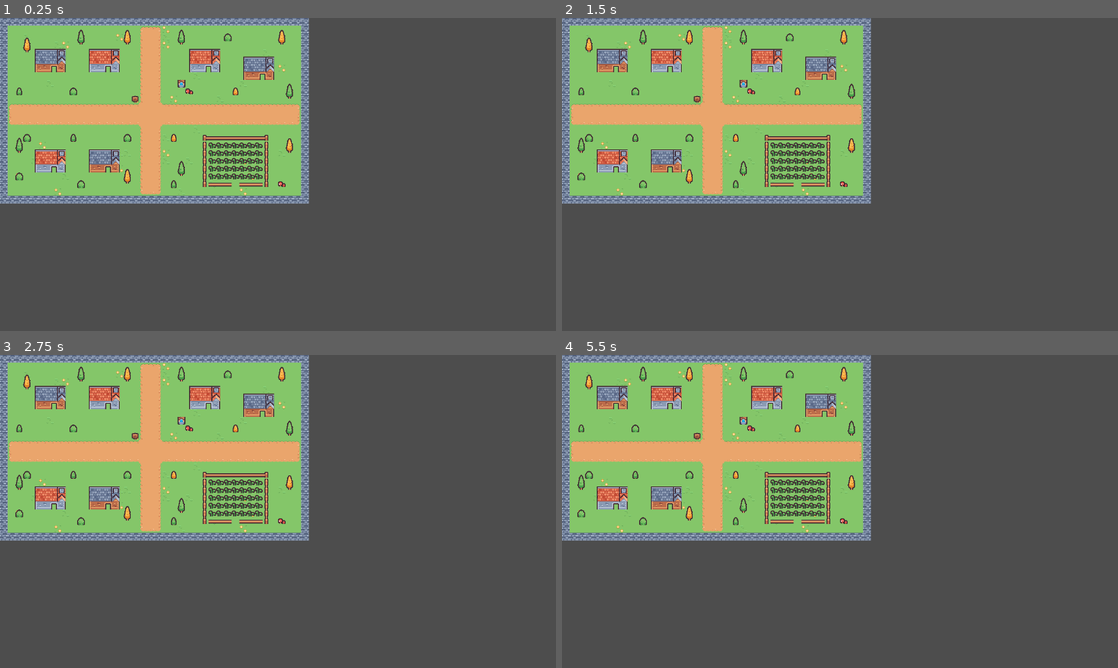
Above: before the commit, frames 1-4 (two rows, left to right).
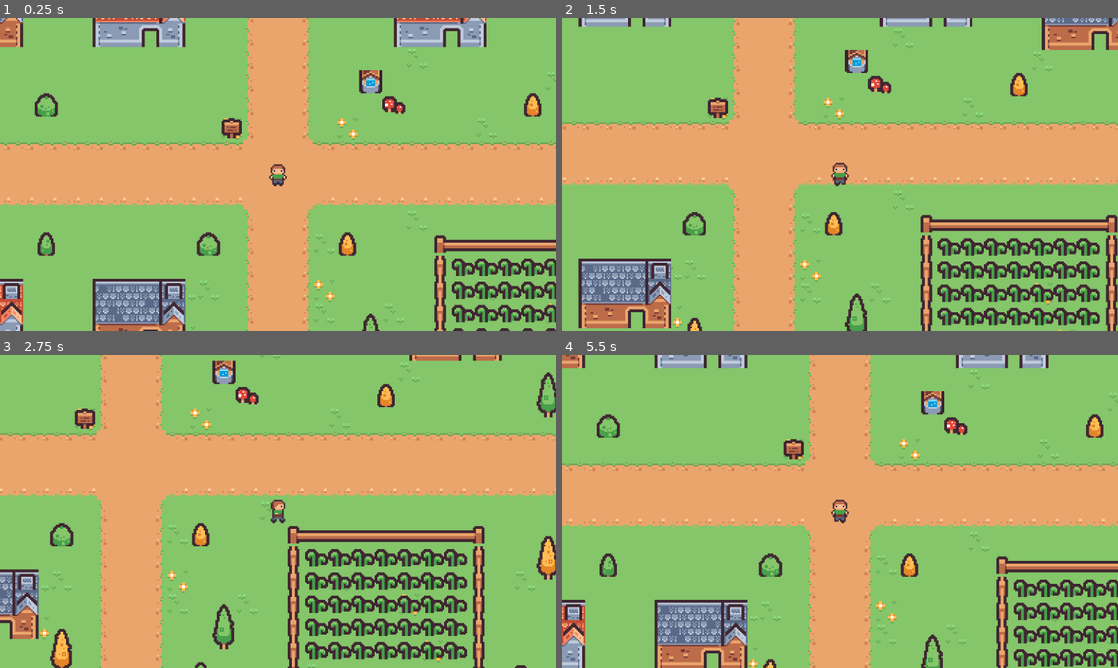
Above: after the commit, the same moments.

Repository: endrikdk/jd2-endrikdk
Game: Godot game, scene res://scenes/vila.tscn
Two runs of this game, one before a commit and one after it. Both use one fixed random seed, a clock stepped at 60 frames per second and the inputs below. Before the commit the project has no main scene; this scene is started directly in both runs.
Inputs:
- Up to frame 1 (0.25 s): no input
- Up to frame 2 (1.5 s): tap Enter at 0.5 s; hold Right (right) 0.53-1.28 s; hold Down (down) from 1.28 s (still down)
- Up to frame 3 (2.75 s): release Down (down) at 2.03 s; hold Right (right) from 2.03 s (still down)
- Up to frame 4 (5.5 s): release Right (right) at 2.78 s; hold Up (up) 2.78-3.53 s; hold Left (left) 3.53-5.03 s; hold Down (down) from 5.03 s (still down)

The runs differ from the first frame. In frame 1, 89% of the frame differs, in the area x 0-100%, y 0-100%; in frame 2, 89%; in frame 3, 84%; in frame 4, 89%.

Commit message:
aula-08: vila com colisão e personagem em quatro direções

Diff:
--- /dev/null
+++ b/entities/jogador.tscn
@@ -0,0 +1,162 @@
+[gd_scene format=3]
+
+[ext_resource type="Script" path="res://scripts/jogador.gd" id="1_m0gj8"]
+[ext_resource type="Texture2D" path="res://sprites/personagem.png" id="2_mi7s2"]
+
+[sub_resource type="AtlasTexture" id="AtlasTexture_as3f3"]
+atlas = ExtResource("2_mi7s2")
+region = Rect2(0, 0, 16, 16)
+
+[sub_resource type="AtlasTexture" id="AtlasTexture_krsmw"]
+atlas = ExtResource("2_mi7s2")
+region = Rect2(16, 0, 16, 16)
+
+[sub_resource type="AtlasTexture" id="AtlasTexture_vv3b2"]
+atlas = ExtResource("2_mi7s2")
+region = Rect2(32, 0, 16, 16)
+
+[sub_resource type="AtlasTexture" id="AtlasTexture_nvuv8"]
+atlas = ExtResource("2_mi7s2")
+region = Rect2(48, 0, 16, 16)
+
+[sub_resource type="AtlasTexture" id="AtlasTexture_ntdb4"]
+atlas = ExtResource("2_mi7s2")
+region = Rect2(0, 48, 16, 16)
+
+[sub_resource type="AtlasTexture" id="AtlasTexture_1y6is"]
+atlas = ExtResource("2_mi7s2")
+region = Rect2(16, 48, 16, 16)
+
+[sub_resource type="AtlasTexture" id="AtlasTexture_wrf7a"]
+atlas = ExtResource("2_mi7s2")
+region = Rect2(32, 48, 16, 16)
+
+[sub_resource type="AtlasTexture" id="AtlasTexture_8ej8p"]
+atlas = ExtResource("2_mi7s2")
+region = Rect2(48, 48, 16, 16)
+
+[sub_resource type="AtlasTexture" id="AtlasTexture_8c0iw"]
+atlas = ExtResource("2_mi7s2")
+region = Rect2(0, 32, 16, 16)
+
+[sub_resource type="AtlasTexture" id="AtlasTexture_byptf"]
+atlas = ExtResource("2_mi7s2")
+region = Rect2(16, 32, 16, 16)
+
+[sub_resource type="AtlasTexture" id="AtlasTexture_xet37"]
+atlas = ExtResource("2_mi7s2")
+region = Rect2(32, 32, 16, 16)
+
+[sub_resource type="AtlasTexture" id="AtlasTexture_gye3k"]
+atlas = ExtResource("2_mi7s2")
+region = Rect2(48, 32, 16, 16)
+
+[sub_resource type="AtlasTexture" id="AtlasTexture_q6w5h"]
+atlas = ExtResource("2_mi7s2")
+region = Rect2(0, 16, 16, 16)
+
+[sub_resource type="AtlasTexture" id="AtlasTexture_bj3w7"]
+atlas = ExtResource("2_mi7s2")
+region = Rect2(16, 16, 16, 16)
+
+[sub_resource type="AtlasTexture" id="AtlasTexture_onb46"]
+atlas = ExtResource("2_mi7s2")
+region = Rect2(32, 16, 16, 16)
+
+[sub_resource type="AtlasTexture" id="AtlasTexture_nehf0"]
+atlas = ExtResource("2_mi7s2")
+region = Rect2(48, 16, 16, 16)
+
+[sub_resource type="SpriteFrames" id="SpriteFrames_dk2l0"]
+animations = [{
+"frames": [{
+"duration": 1.0,
+"texture": SubResource("AtlasTexture_as3f3")
+}, {
+"duration": 1.0,
+"texture": SubResource("AtlasTexture_krsmw")
+}, {
+"duration": 1.0,
+"texture": SubResource("AtlasTexture_vv3b2")
+}, {
+"duration": 1.0,
+"texture": SubResource("AtlasTexture_nvuv8")
+}],
+"loop": 1,
+"name": &"baixo",
+"speed": 8.0
+}, {
+"frames": [{
+"duration": 1.0,
+"texture": SubResource("AtlasTexture_ntdb4")
+}, {
+"duration": 1.0,
+"texture": SubResource("AtlasTexture_1y6is")
+}, {
+"duration": 1.0,
+"texture": SubResource("AtlasTexture_wrf7a")
+}, {
+"duration": 1.0,
+"texture": SubResource("AtlasTexture_8ej8p")
+}],
+"loop": 1,
+"name": &"cima",
+"speed": 8.0
+}, {
+"frames": [{
+"duration": 1.0,
+"texture": SubResource("AtlasTexture_8c0iw")
+}, {
+"duration": 1.0,
+"texture": SubResource("AtlasTexture_byptf")
+}, {
+"duration": 1.0,
+"texture": SubResource("AtlasTexture_xet37")
+}, {
+"duration": 1.0,
+"texture": SubResource("AtlasTexture_gye3k")
+}],
+"loop": 1,
+"name": &"direita",
+"speed": 8.0
+}, {
+"frames": [{
+"duration": 1.0,
+"texture": SubResource("AtlasTexture_q6w5h")
+}, {
+"duration": 1.0,
+"texture": SubResource("AtlasTexture_bj3w7")
+}, {
+"duration": 1.0,
+"texture": SubResource("AtlasTexture_onb46")
+}, {
+"duration": 1.0,
+"texture": SubResource("AtlasTexture_nehf0")
+}],
+"loop": 1,
+"name": &"esquerda",
+"speed": 8.0
+}]
+
+[sub_resource type="RectangleShape2D" id="RectangleShape2D_raifr"]
+size = Vector2(10, 6)
+
+[node name="Jogador" type="CharacterBody2D" unique_id=1780898706]
+motion_mode = 1
+script = ExtResource("1_m0gj8")
+
+[node name="AnimatedSprite2D" type="AnimatedSprite2D" parent="." unique_id=884574325]
+z_index = 1
+sprite_frames = SubResource("SpriteFrames_dk2l0")
+animation = &"baixo"
+
+[node name="CollisionShape2D" type="CollisionShape2D" parent="." unique_id=1541146350]
+position = Vector2(0, 5)
+shape = SubResource("RectangleShape2D_raifr")
+
+[node name="Camera2D" type="Camera2D" parent="." unique_id=267685238]
+zoom = Vector2(3, 3)
+limit_left = 0
+limit_top = 0
+limit_right = 640
+limit_bottom = 384
--- a/project.godot
+++ b/project.godot
@@ -10,6 +10,7 @@
 
 [application]
 
+run/main_scene="res://scenes/vila.tscn"
 config/name="jd2-endrikdk"
 config/features=PackedStringArray("4.7", "GL Compatibility")
 
--- a/scenes/vila.tscn
+++ b/scenes/vila.tscn
@@ -1,13 +1,17 @@
 [gd_scene format=4]
 
-[ext_resource type="TileSet" path="res://tiles/vila.tres" id="1_s03bs"]
+[ext_resource type="TileSet" path="res://tiles/vila.tres" id="1_88362"]
+[ext_resource type="PackedScene" path="res://entities/jogador.tscn" id="2_22uim"]
 
-[node name="Vila" type="Node2D" unique_id=1896677778]
+[node name="Vila" type="Node2D" unique_id=1936674907]
 
-[node name="chao" type="TileMapLayer" parent="." unique_id=1483593958]
+[node name="chao" type="TileMapLayer" parent="." unique_id=708167543]
 tile_map_data = PackedByteArray("AAAAAAAAAAAAAAAAAAAAAAEAAAAAAAAAAAAAAAIAAAAAAAAAAAAAAAMAAAAAAAAAAAAAAAQAAAAAAAAAAAAAAA …(15280 unchanged characters)…
-tile_set = ExtResource("1_s03bs")
+tile_set = ExtResource("1_88362")
 
-[node name="objetos" type="TileMapLayer" parent="." unique_id=219818334]
+[node name="objetos" type="TileMapLayer" parent="." unique_id=1145506251]
 tile_map_data = PackedByteArray("AAAAAAAAAAAGAAoAAAAAABcAAAAGAAoAAAABAAAAAAAGAAoAAAABABcAAAAGAAoAAAACAAAAAAAGAAoAAAACAB …(3392 unchanged characters)…
-tile_set = ExtResource("1_s03bs")
+tile_set = ExtResource("1_88362")
+
+[node name="Jogador" parent="." unique_id=1780898706 instance=ExtResource("2_22uim")]
+position = Vector2(312, 200)
--- /dev/null
+++ b/scripts/jogador.gd
@@ -0,0 +1,25 @@
+extends CharacterBody2D
+
+@export var velocidade: float = 70.0
+
+@onready var anim: AnimatedSprite2D = $AnimatedSprite2D
+
+func _physics_process(_delta: float) -> void:
+	var direcao := Input.get_vector("left", "right", "up", "down")
+	velocity = direcao * velocidade
+	move_and_slide()
+
+	if direcao == Vector2.ZERO:
+		anim.stop()
+		return
+
+	if abs(direcao.x) > abs(direcao.y):
+		if direcao.x > 0:
+			anim.play("direita")
+		else:
+			anim.play("esquerda")
+	else:
+		if direcao.y > 0:
+			anim.play("baixo")
+		else:
+			anim.play("cima")
--- a/tiles/vila.tres
+++ b/tiles/vila.tres
@@ -6,12 +6,16 @@
 texture = ExtResource("1_nw2xv")
 0:4/size_in_atlas = Vector2i(4, 3)
 0:4/0 = 0
+0:4/0/physics_layer_0/polygon_0/points = PackedVector2Array(-32, -24, 32, -24, 32, 24, -32, 24)
 4:4/size_in_atlas = Vector2i(4, 3)
 4:4/0 = 0
+4:4/0/physics_layer_0/polygon_0/points = PackedVector2Array(-32, -24, 32, -24, 32, 24, -32, 24)
 3:0/size_in_atlas = Vector2i(1, 2)
 3:0/0 = 0
+3:0/0/physics_layer_0/polygon_0/points = PackedVector2Array(-8, -16, 8, -16, 8, 16, -8, 16)
 4:0/size_in_atlas = Vector2i(1, 2)
 4:0/0 = 0
+4:0/0/physics_layer_0/polygon_0/points = PackedVector2Array(-8, -16, 8, -16, 8, 16, -8, 16)
 0:0/0 = 0
 0:1/0 = 0
 0:2/0 = 0
@@ -37,18 +41,21 @@
 2:9/0 = 0
 2:10/0 = 0
 3:2/0 = 0
+3:2/0/physics_layer_0/polygon_0/points = PackedVector2Array(-8, -8, 8, -8, 8, 8, -8, 8)
 3:3/0 = 0
 3:7/0 = 0
 3:8/0 = 0
 3:9/0 = 0
 3:10/0 = 0
 4:2/0 = 0
+4:2/0/physics_layer_0/polygon_0/points = PackedVector2Array(-8, -8, 8, -8, 8, 8, -8, 8)
 4:3/0 = 0
 4:7/0 = 0
 4:8/0 = 0
 4:9/0 = 0
 4:10/0 = 0
 5:0/0 = 0
+5:0/0/physics_layer_0/polygon_0/points = PackedVector2Array(-8, -8, 8, -8, 8, 8, -8, 8)
 5:1/0 = 0
 5:2/0 = 0
 5:3/0 = 0
@@ -64,6 +71,7 @@
 6:8/0 = 0
 6:9/0 = 0
 6:10/0 = 0
+6:10/0/physics_layer_0/polygon_0/points = PackedVector2Array(-8, -8, 8, -8, 8, 8, -8, 8)
 7:0/0 = 0
 7:1/0 = 0
 7:2/0 = 0
@@ -79,8 +87,10 @@
 8:4/0 = 0
 8:5/0 = 0
 8:6/0 = 0
+8:6/0/physics_layer_0/polygon_0/points = PackedVector2Array(-8, -8, 8, -8, 8, 8, -8, 8)
 8:7/0 = 0
 8:8/0 = 0
+8:8/0/physics_layer_0/polygon_0/points = PackedVector2Array(-8, -8, 8, -8, 8, 8, -8, 8)
 8:9/0 = 0
 8:10/0 = 0
 9:0/0 = 0
@@ -90,6 +100,7 @@
 9:4/0 = 0
 9:5/0 = 0
 9:6/0 = 0
+9:6/0/physics_layer_0/polygon_0/points = PackedVector2Array(-8, -8, 8, -8, 8, 8, -8, 8)
 9:7/0 = 0
 9:8/0 = 0
 9:9/0 = 0
@@ -101,6 +112,7 @@
 10:4/0 = 0
 10:5/0 = 0
 10:6/0 = 0
+10:6/0/physics_layer_0/polygon_0/points = PackedVector2Array(-8, -8, 8, -8, 8, 8, -8, 8)
 10:7/0 = 0
 10:8/0 = 0
 10:9/0 = 0
@@ -109,13 +121,18 @@
 11:1/0 = 0
 11:2/0 = 0
 11:3/0 = 0
+11:3/0/physics_layer_0/polygon_0/points = PackedVector2Array(-8, -8, 8, -8, 8, 8, -8, 8)
 11:4/0 = 0
+11:4/0/physics_layer_0/polygon_0/points = PackedVector2Array(-8, -8, 8, -8, 8, 8, -8, 8)
 11:5/0 = 0
+11:5/0/physics_layer_0/polygon_0/points = PackedVector2Array(-8, -8, 8, -8, 8, 8, -8, 8)
 11:6/0 = 0
+11:6/0/physics_layer_0/polygon_0/points = PackedVector2Array(-8, -8, 8, -8, 8, 8, -8, 8)
 11:7/0 = 0
 11:8/0 = 0
 11:9/0 = 0
 11:10/0 = 0
 
 [resource]
+physics_layer_0/collision_layer = 1
 sources/0 = SubResource("TileSetAtlasSource_tv3y4")
Not shown, added: scripts/jogador.gd.uid
Not shown, added: DEVLOG.md
Not shown, changed: README.md
